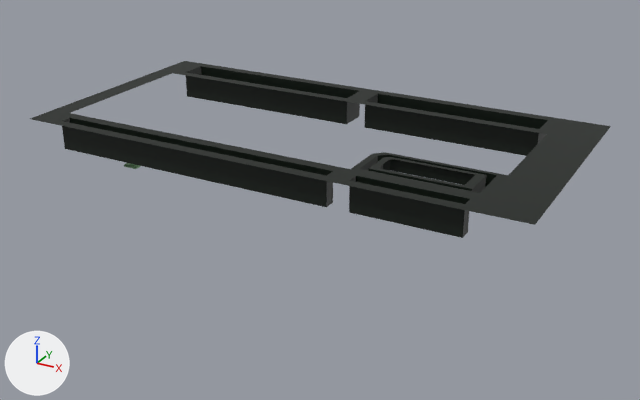
Before and after pictures for a commit that changed the Blender file resources/blender/game_objects.blend.
Both versions are drawn from a 50 mm camera at (12.45, -15.03, 7.58) aimed at (3.06, 2.05, -0.96). The lights are fixed; the arrows at lower left show +X, +Y and +Z.

Script lines for the objects in view, before the commit:
```python
me_plane_002 = bpy.data.meshes.new('Plane.002')
me_plane_002.from_pydata(...)  # 83 vertices, 69 faces; spans x -6.0..6.0, y -6.0..0.0, z -0.69..0.0
me_plane_002.materials.append(mat_material_011)  # black #071309
me_plane_003 = bpy.data.meshes.new('Plane.003')
me_plane_003.from_pydata(...)  # 47 vertices, 40 faces; spans x -6.0..6.0, y -6.0..0.76, z -0.24..0.28
me_plane_003.materials.append(mat_material_002)  # grey #717171
ob_plane_003 = bpy.data.objects.new('Plane.003', me_plane_002)
ob_plane_003.location = (3.0, 5.0, 1.0)
ob_plane_004 = bpy.data.objects.new('Plane.004', me_plane_003)
ob_plane_004.location = (3.0, 5.0, -1.0)
ob_plane_004.hide_render = True
```
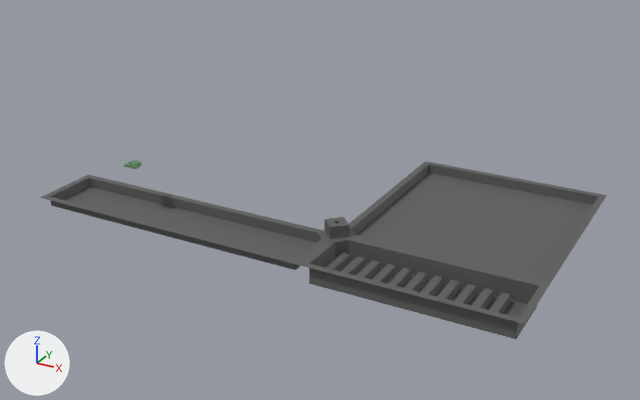
Where the change shows, as pixel boxes [x1, y1, x2, y2] in the pictures (640 x 400 px):
'Plane.004', shown: after [40, 161, 607, 339]
'Plane.003', hidden (black): before [30, 61, 611, 238]
part 1 of me_plane_002, built on (black): before [30, 61, 611, 225]
part 2 of me_plane_003, added: after [299, 173, 592, 339]

The change, as a list of edits to the scene's bpy script:
```text
Change me_plane_002:
    used by ob_plane_003; location = (3.0, 5.0, 1.0)
    remove me_plane_002.from_pydata(...)  # 83 vertices, 69 faces; spans x -6.0..6.0, y -6.0..0.0, z -0.69..0.0
    add me_plane_002.from_pydata(...)  # 657 vertices, 599 faces; spans x -6.0..6.0, y -6.0..0.0, z -1.01..0.0
    me_plane_002 part 1: 3 vertices moved from x -5.49..4.88, y -6.0..0.0, z 0.0 to x -4.99..4.41, y -5.75..-0.25, z 0.0; 22 vertices removed from x -6.0..6.0, y -6.0..0.0, z 0.0; 596 vertices added at x -6.0..6.0, y -6.0..0.0, z -1.01..0.0
Change me_plane_003:
    used by ob_plane_004; location = (3.0, 5.0, -1.0)
    remove me_plane_003.from_pydata(...)  # 47 vertices, 40 faces; spans x -6.0..6.0, y -6.0..0.76, z -0.24..0.28
    add me_plane_003.from_pydata(...)  # 325 vertices, 297 faces; spans x -6.0..6.0, y -6.0..0.76, z -0.47..0.28
    me_plane_003 part 2: 278 vertices added at x 1.4..5.84, y -6.0..-4.14, z -0.47..0.0
Change ob_plane_003:
    ob_plane_003.location: (3.0, 5.0, 1.0) -> (3.0, 5.0, 0.3)
    add ob_plane_003.hide_render = True
Change ob_plane_004:
    remove ob_plane_004.hide_render = True
```
